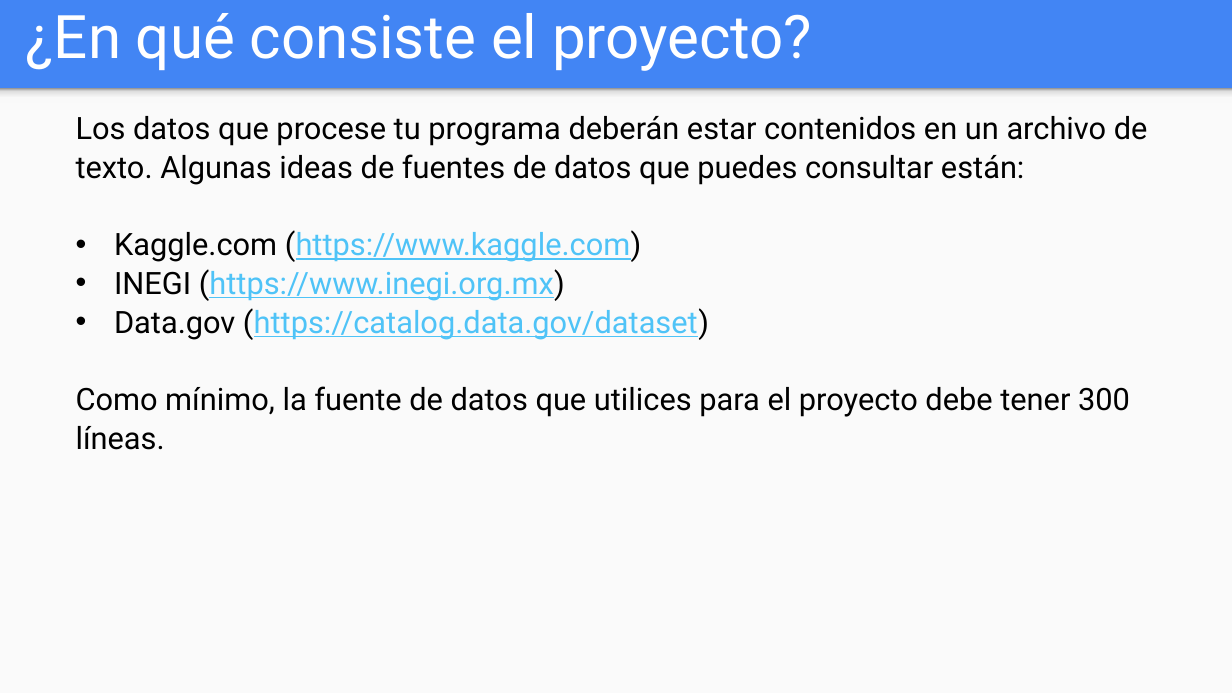
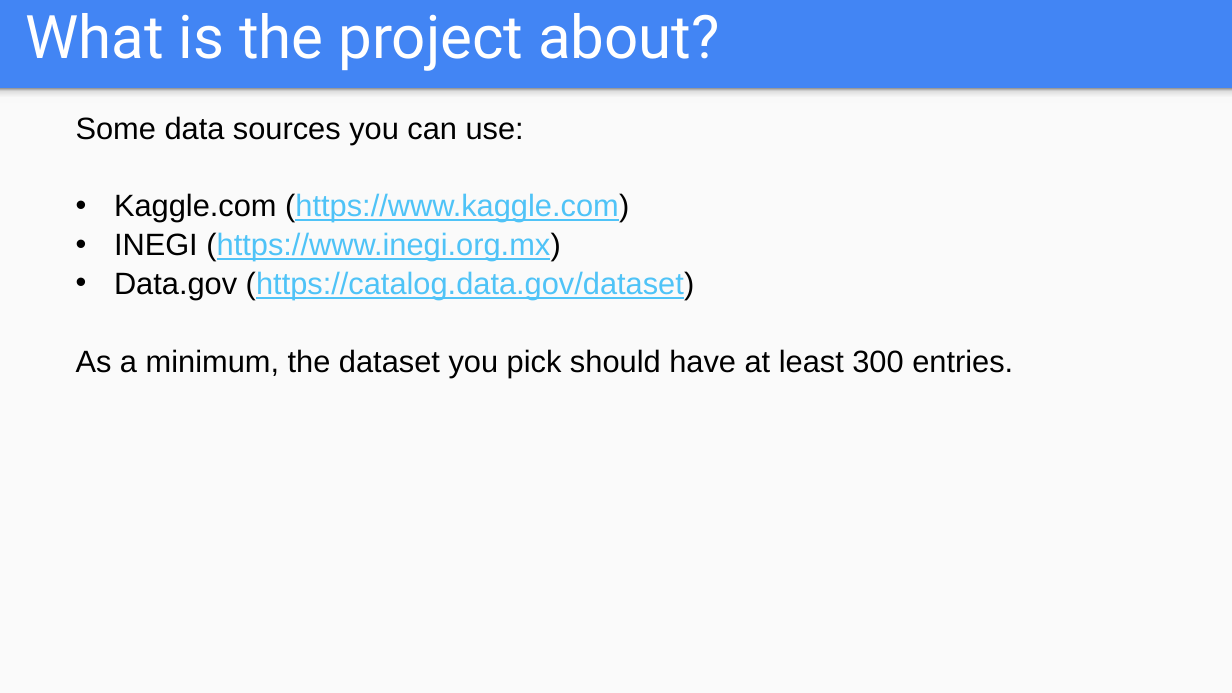
Before and after one commit to OMardil/CS2_2024_EN, a slide deck: slide 4 of PROYECTO/01 Medium Level/PROY_M00.pptx. Drawn at 1232x693 pixels with LibreOffice and Linux fonts; fonts in the diff are those of the drawing. Boxes give left, top, right and bottom in pixels: in the first picture for what was removed or moved away, otherwise in the second. Text is boxed around its words. In the diff, an @@ line names an element or a change of style, - is before the commit and + after.

```diff
--- a/PROYECTO/01 Medium Level/PROY_M00.pptx
+++ b/PROYECTO/01 Medium Level/PROY_M00.pptx
@@ title at (26,13,719,71): text changed @@
-¿En qué consiste el proyecto?
+What is the project about?
@@ text at (76,116,524,144): text changed; font Roboto to Arial @@
-Los datos que procese tu programa deberán estar contenidos en un archivo de texto. Algunas ideas de fuentes de datos que puedes consultar están:
+Some data sources you can use:
@@ text at (114,193,695,300): font Roboto to Arial in "Kaggle.com (https://www.kaggle.com)", "INEGI (https://www.inegi.org.mx)", "Data.gov (https://catalog.data.gov/dataset)" @@
@@ text at (76,349,1013,377): text changed; font Roboto to Arial @@
-Como mínimo, la fuente de datos que utilices para el proyecto debe tener 300 líneas.
+As a minimum, the dataset you pick should have at least 300 entries.
```
Also in this commit, not shown: 2 other slides changed, 9 slides added, 10 slides removed.
